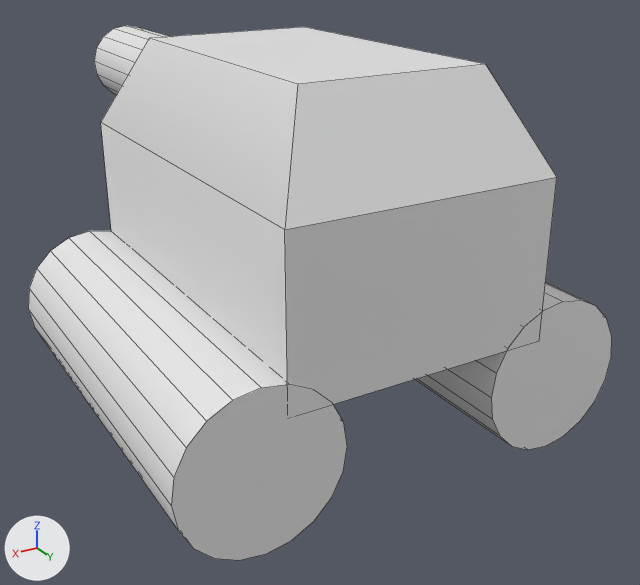
An edit to the Blender file Project-Kratos/Assets/_Game/Player/Model/Player Blender.blend, drawn before and after from the same camera.
Camera for both pictures: a 50 mm lens placed at (5.39, 9.5, 5.23), pointed at (-0.7, -0.66, 0.15). The lights are fixed; the arrows at lower left show +X, +Y and +Z. Mesh edges are drawn as thin lines.

Names of what the first picture shows: 'Body', 'Left Wheel', 'Right Wheel'.
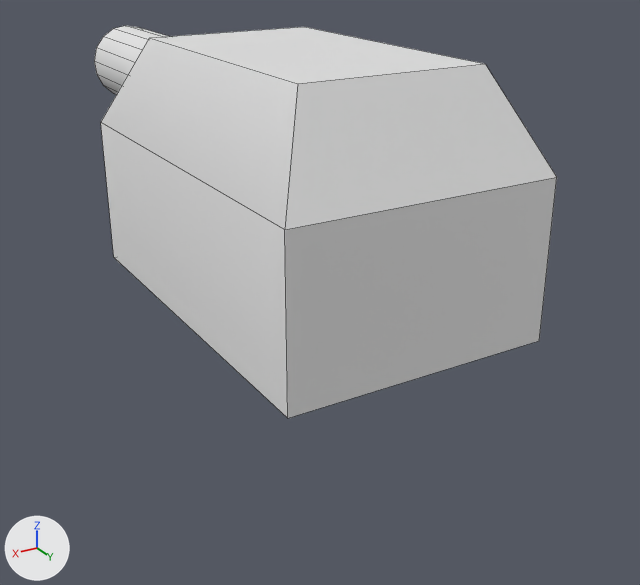
Location of each change, [x1, y1, x2, y2] in pixels of the pictures (640 x 585 px):
'Left Wheel', hidden: before [28, 231, 347, 560]
'Right Wheel', hidden: before [415, 283, 612, 450]

The change in detail:
Object 'Right Wheel' (ob_right_wheel) is now hidden.
Object 'Left Wheel' (ob_left_wheel) is now hidden.
